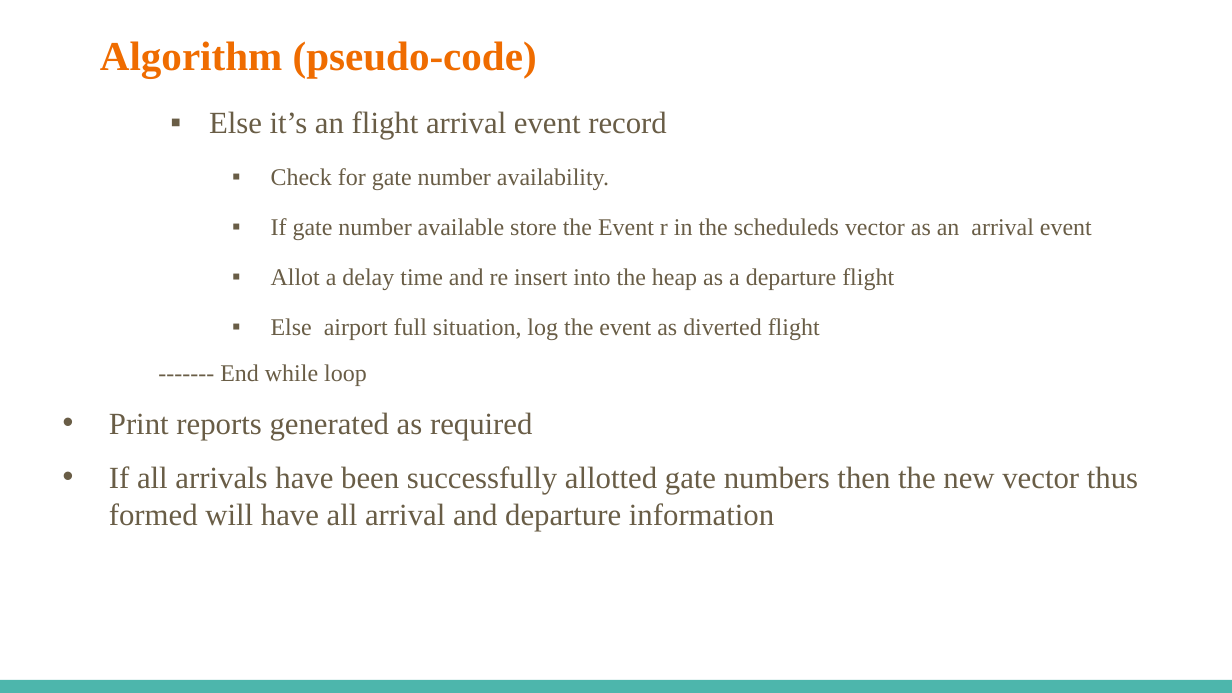
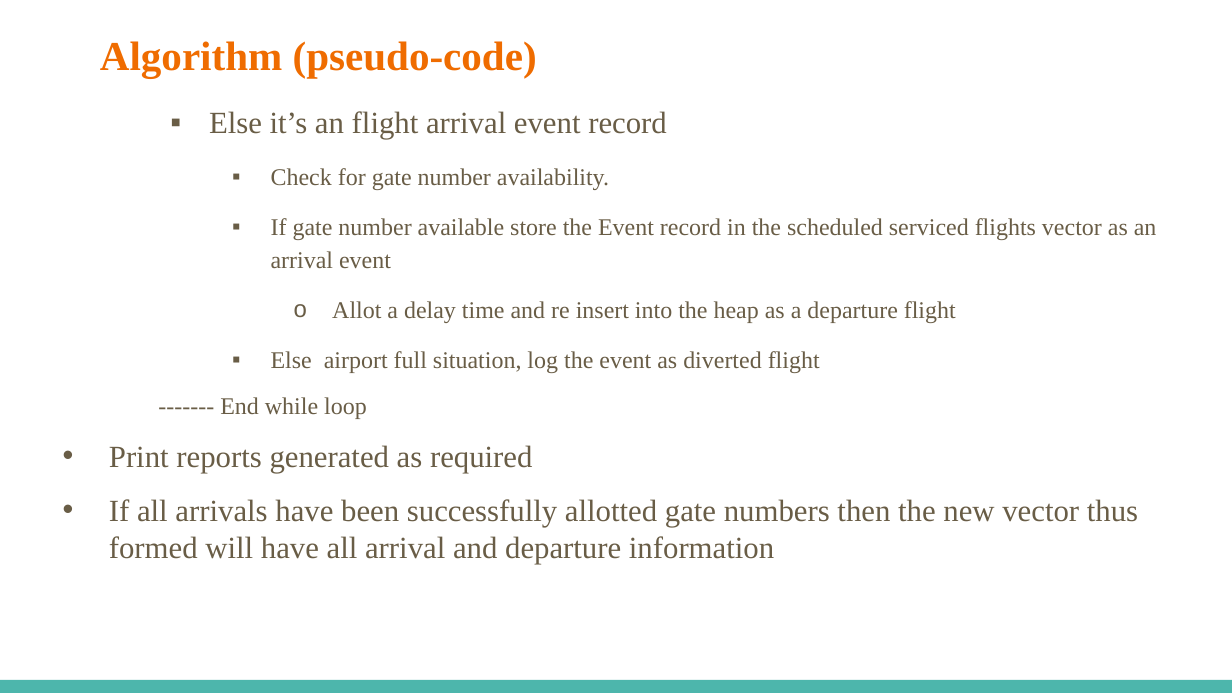
Before and after one commit to githubtvp/L2MX13, a slide deck: slide 12 of DSAsgn5Final/DSAsgmtPpt.pptx. Drawn at 1232x693 pixels with LibreOffice and Linux fonts; fonts in the diff are those of the drawing. Boxes give left, top, right and bottom in pixels: in the first picture for what was removed or moved away, otherwise in the second. Text is boxed around its words. In the diff, an @@ line names an element or a change of style, - is before the commit and + after.

```diff
--- a/DSAsgn5Final/DSAsgmtPpt.pptx
+++ b/DSAsgn5Final/DSAsgmtPpt.pptx
@@ text at (x1=271, y1=218, x2=1157, y2=268): text changed @@
-  ▪ If gate number available store the Event r in the scheduleds vector as an arrival event
+  ▪ If gate number available store the Event record in the scheduled serviced flights vector as an arrival event
@@ text at (x1=332, y1=301, x2=956, y2=323): bullet ▪ to o; list level 2 to 3 in "Allot a delay time and ..." @@
```
Also in this commit, not shown: 1 other slide changed, 1 slide added, 4 other files.
